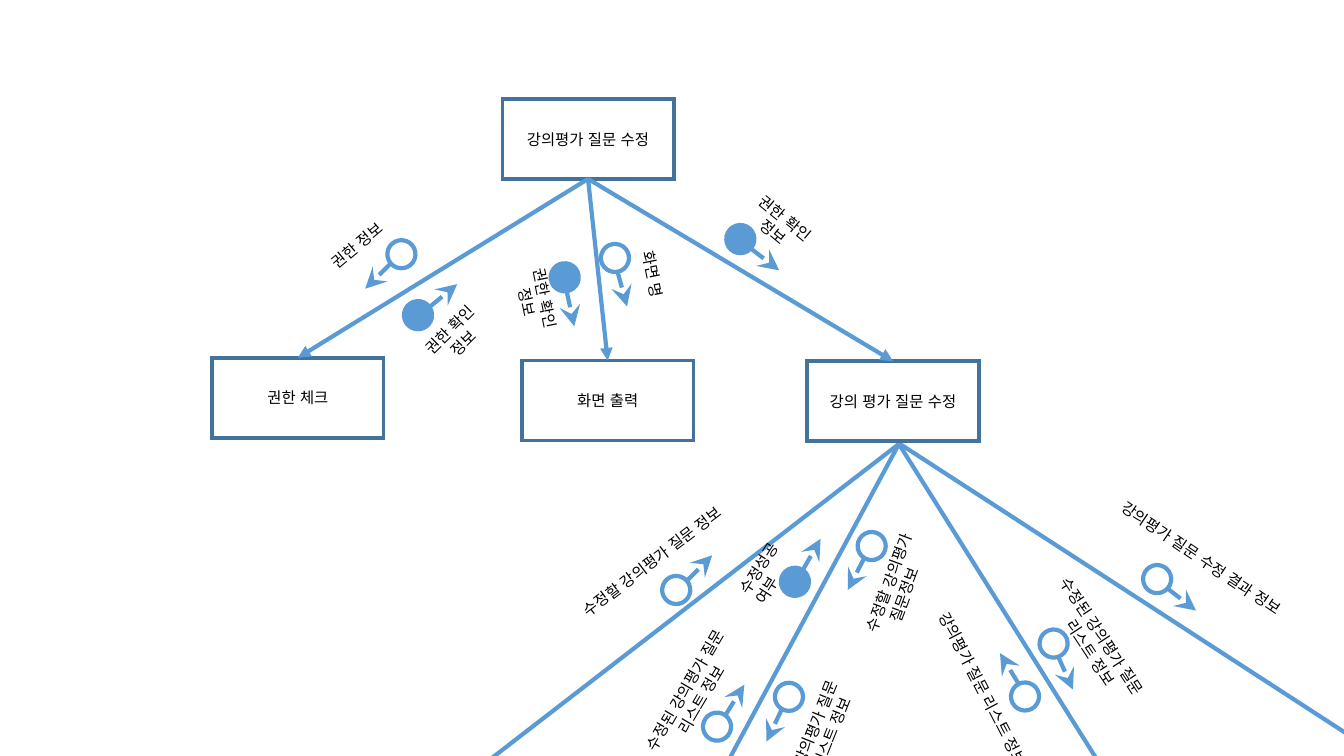
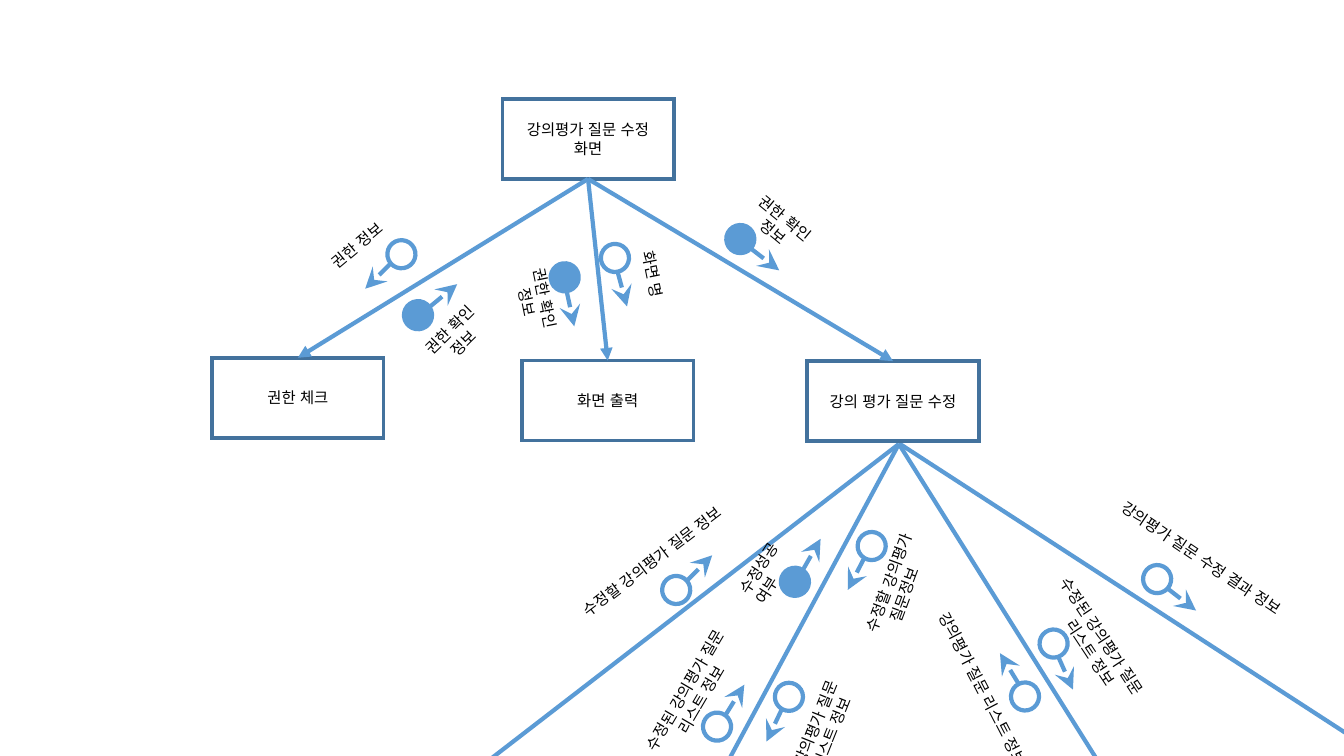
Before and after one commit to se04/se04, a slide deck: slide 1 of SDD 관련 자료/작업 결과물/대화 모형도/강의평가질문수정.pptx. Drawn at 1344x756 pixels with LibreOffice and Linux fonts; fonts in the diff are those of the drawing. Boxes give left, top, right and bottom in pixels: in the first picture for what was removed or moved away, otherwise in the second. Text is boxed around its words. In the diff, an @@ line names an element or a change of style, - is before the commit and + after.

```diff
--- a/SDD 관련 자료/작업 결과물/대화 모형도/강의평가질문수정.pptx
+++ b/SDD 관련 자료/작업 결과물/대화 모형도/강의평가질문수정.pptx
@@ text in rectangle at [574,141,602,156]: paragraph added @@
+화면
```
Also in this commit, not shown: 2 other files.
